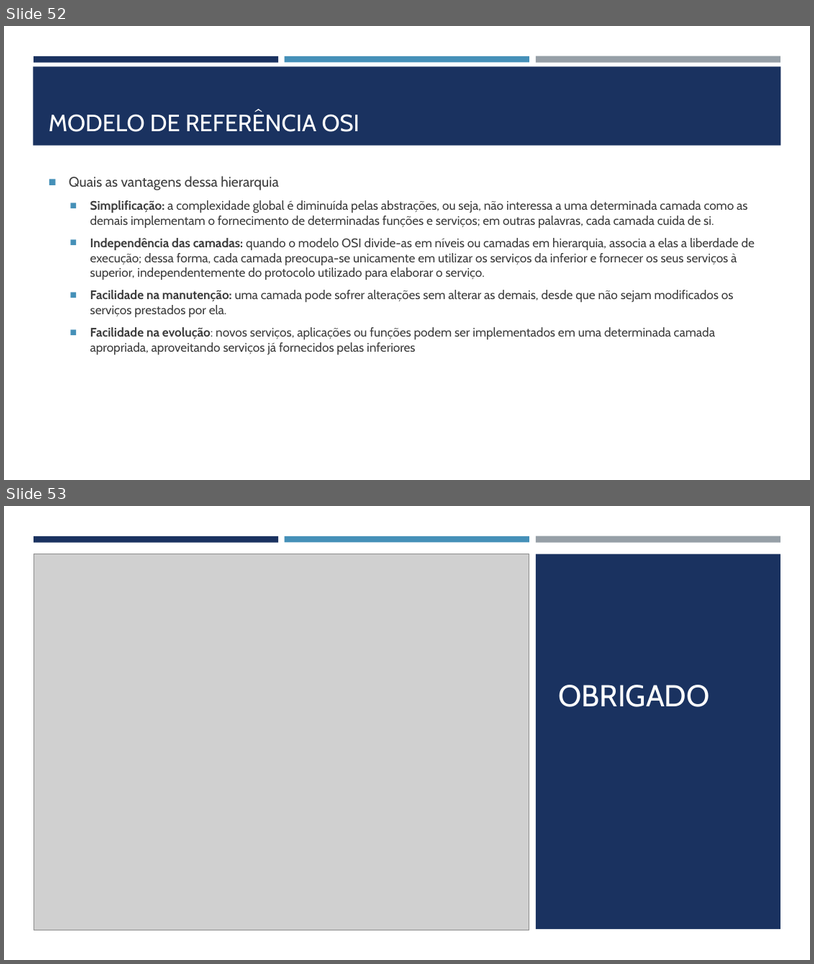
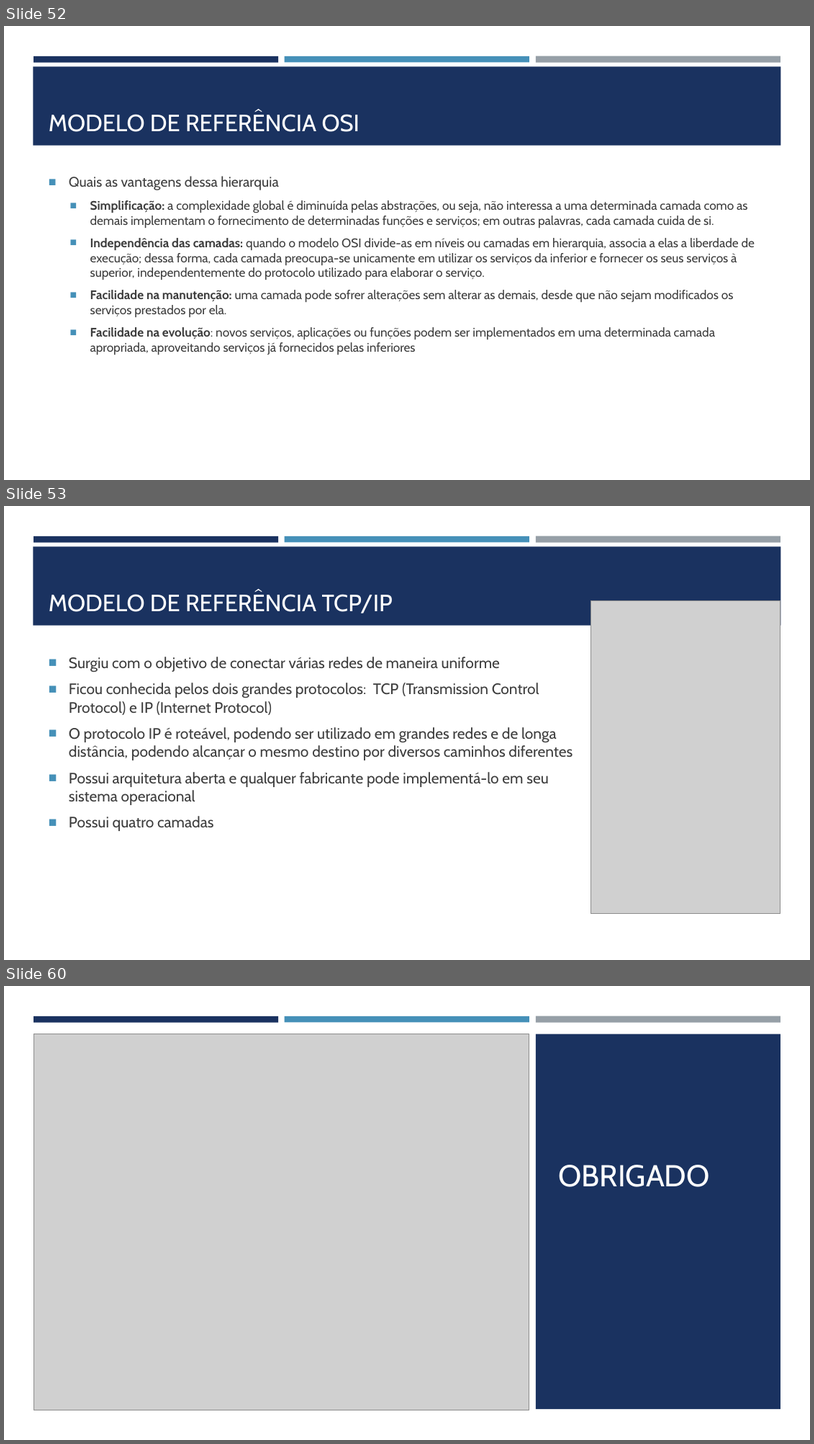
Before and after one commit to joelteixeiradacunha/aulas_php_mysql, a slide deck: Redes/REDES DE COMPUTADORES.pptx. Shown one above the other, each under a label of ours: slides 52 and 53 before the commit, slides 52, 53 and 60 after it; the slides between them are not shown. The pictures are 814x964 and 814x1444 pixels, drawn with LibreOffice and Linux fonts; fonts in the diff are those of the drawing; grey boxes stand for pictures. Boxes give left, top, right and bottom in pixels: in the first picture for what was removed or moved away, otherwise in the second. Text is boxed around its words. In the diff, an @@ line names an element or a change of style, - is before the commit and + after.

```diff
--- a/Redes/REDES DE COMPUTADORES.pptx
+++ b/Redes/REDES DE COMPUTADORES.pptx
@@ slide 53 added at (4,506,810,960), background #FFFFFF; not listed: 4 template elements that a slide beside it also shows @@
@@ title added at (49,594,393,613), 28 pt, text #FFFFFF @@
+MODELO DE REFERÊNCIA TCP/IP
@@ picture added at (592,601,782,914) @@
@@ text added at (69,656,573,831), 18 pt, text #3D3D3D @@
+■ Surgiu com o objetivo de conectar várias redes de maneira uniforme
+■ Ficou conhecida pelos dois grandes protocolos: TCP (Transmission Control Protocol) e IP (Internet Protocol)
+■ O protocolo IP é roteável, podendo ser utilizado em grandes redes e de longa distância, podendo alcançar o mesmo destino por diversos caminhos diferentes
+■ Possui arquitetura aberta e qualquer fabricante pode implementá-lo em seu sistema operacional
+■ Possui quatro camadas
@@ what was slide 53 is now slide 60 @@
```
Also in this commit, not shown: 6 other slides added, 1 other file.
